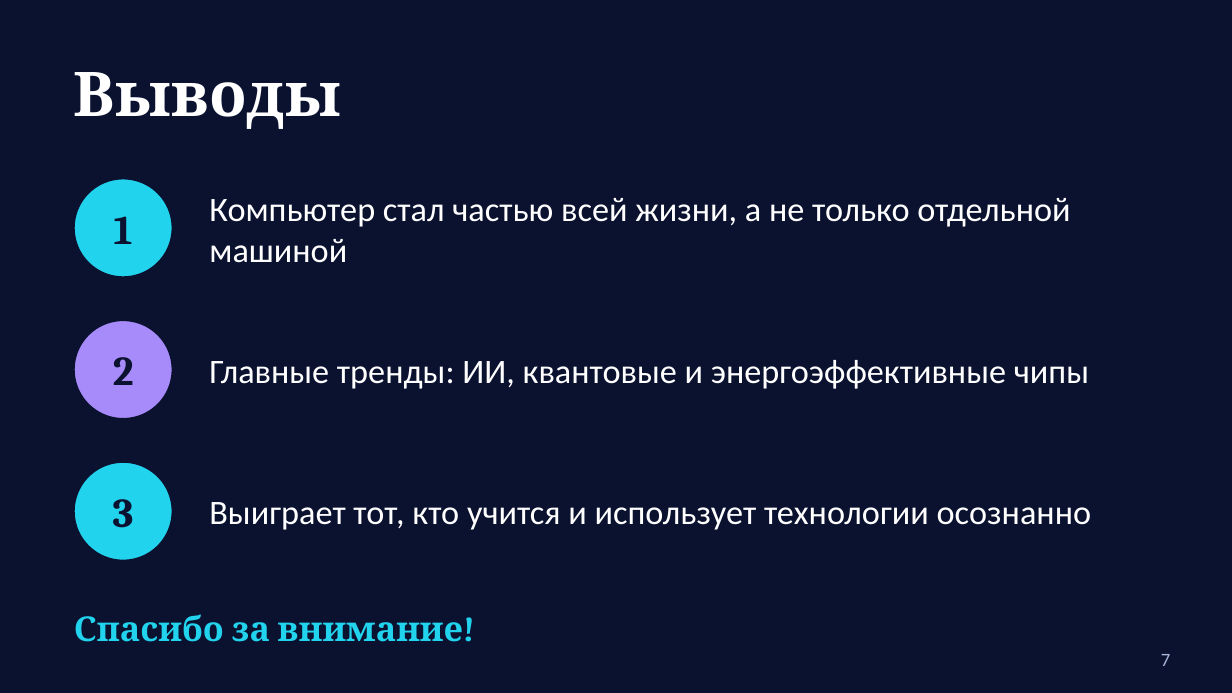
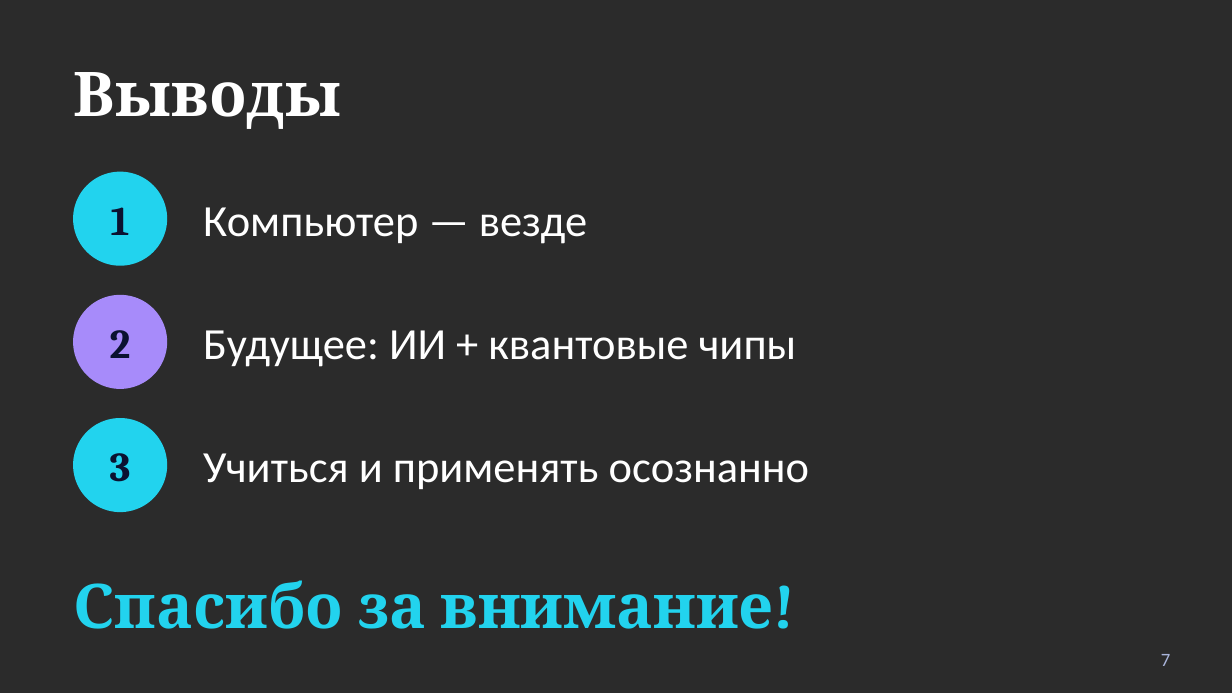
Before and after one commit to khmh132-ship-it/event-mods, a slide deck: slide 7 of presentation/Компьютер_21_века_презентация.pptx. Drawn at 1232x693 pixels with LibreOffice and Linux fonts; fonts in the diff are those of the drawing; background and template pictures are left out; a plain dark background stands for a picture behind light text. Boxes give left, top, right and bottom in pixels: in the first picture for what was removed or moved away, otherwise in the second. Text is boxed around its words. In the diff, an @@ line names an element or a change of style, - is before the commit and + after.

```diff
--- a/presentation/Компьютер_21_века_презентация.pptx
+++ b/presentation/Компьютер_21_века_презентация.pptx
@@ background #0B1230 to picture (left out) @@
@@ text "1": place and size @@
-text "1" at bbox=[114, 216, 133, 244]
+text "1" at bbox=[111, 207, 130, 235]
@@ ellipse: place and size @@
-ellipse at bbox=[74, 179, 172, 277]
+ellipse at bbox=[74, 172, 166, 265]
@@ ellipse at bbox=[74, 172, 166, 265]: outline #0B1230 1 pt to #22D3EE 1 pt @@
@@ text added at bbox=[203, 207, 587, 244], 26 pt, text #FFFFFF @@
+Компьютер — везде
@@ text removed at bbox=[209, 198, 1070, 263] @@
-Компьютер стал частью всей жизни, а не только отдельной машиной
@@ text "2": place and size @@
-text "2" at bbox=[113, 357, 134, 385]
+text "2" at bbox=[110, 330, 131, 358]
@@ ellipse: place and size @@
-ellipse at bbox=[74, 320, 172, 419]
+ellipse at bbox=[74, 296, 166, 388]
@@ ellipse at bbox=[74, 296, 166, 388]: outline #0B1230 1 pt to #A78BFA 1 pt @@
@@ text at bbox=[203, 330, 797, 367]: text changed; size 20 to 26 pt @@
-Главные тренды: ИИ, квантовые и энергоэффективные чипы
+Будущее: ИИ + квантовые чипы
@@ text "3": place and size @@
-text "3" at bbox=[113, 499, 134, 528]
+text "3" at bbox=[110, 453, 131, 482]
@@ ellipse at bbox=[74, 419, 166, 511]: outline #0B1230 1 pt to #22D3EE 1 pt @@
@@ ellipse: place and size @@
-ellipse at bbox=[74, 462, 172, 561]
+ellipse at bbox=[74, 419, 166, 511]
@@ text at bbox=[203, 453, 810, 489]: text changed; size 20 to 26 pt @@
-Выиграет тот, кто учится и использует технологии осознанно
+Учиться и применять осознанно
@@ text "Спасибо за внимание!": place and size @@
-text "Спасибо за внимание!" at bbox=[74, 614, 464, 642]
+text "Спасибо за внимание!" at bbox=[74, 580, 774, 629]
@@ text "Спасибо за внимание!" at bbox=[74, 580, 774, 629]: size 20 to 36 pt @@
```
Also in this commit, not shown: 2 other slides changed, 4 slides added, 4 slides removed, 3 other files.
